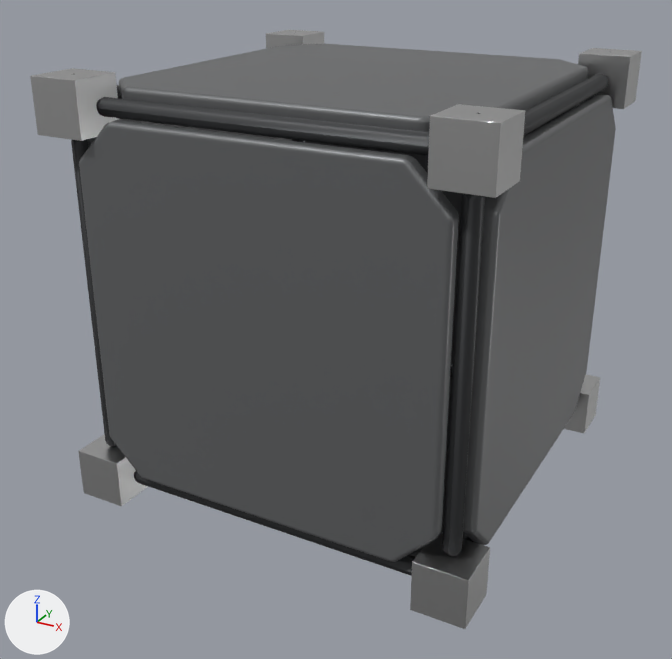
The Blender file art_src/part_hull_small/SM_PartHullSmall.blend as it was, and as the next commit left it.
Both versions are drawn from a 50 mm camera at (0.489, -0.95, 0.394) aimed at (-0.013, -0.038, -0.062). The lights are fixed; the arrows at lower left show +X, +Y and +Z. The picture after the commit comes second.

The first picture shows 'SM_PartHullSmall'.
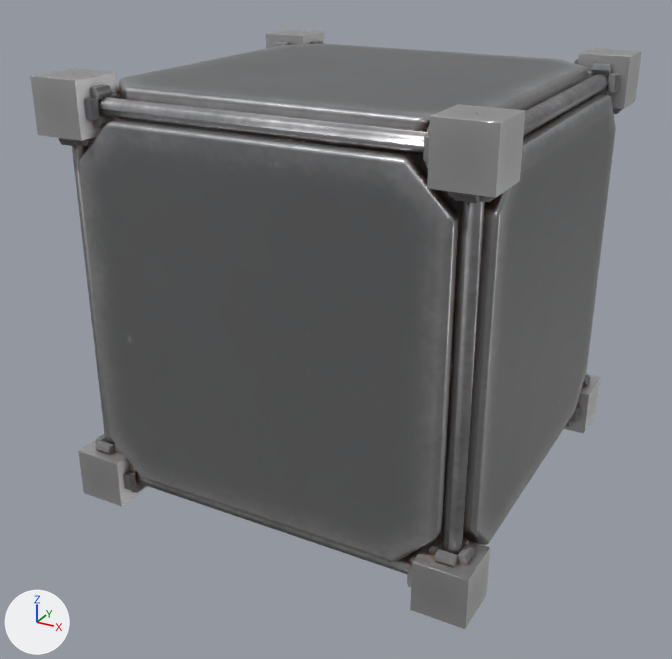
Changed parts and their boxes [x1, y1, x2, y2] in the pictures (672 x 659 px):
'SM_PartHullSmall', surface changed, reshaped (lighter): [30, 30, 642, 629] in both
part 1 of me_sm_parthullsmall, added: after [124, 470, 137, 490]
part 2 of me_sm_parthullsmall, added: after [132, 482, 146, 493]
part 3 of me_sm_parthullsmall, added: after [407, 565, 412, 587]
part 4 of me_sm_parthullsmall, added (mostly hidden): after [410, 547, 423, 564]
part 5 of me_sm_parthullsmall, added: after [84, 98, 100, 120]
part 6 of me_sm_parthullsmall, added: after [93, 115, 115, 128]
part 7 of me_sm_parthullsmall, added: after [90, 85, 112, 100]
part 8 of me_sm_parthullsmall, added: after [423, 135, 429, 162]
part 9 of me_sm_parthullsmall, added: after [310, 40, 324, 44]
part 10 of me_sm_parthullsmall, added (mostly hidden): after [59, 42, 622, 568]
part 11 of me_sm_parthullsmall, surface changed (lighter): [56, 31, 633, 629] in both

Diff of the bpy script that builds the scene:
```diff
--- a/art_src/part_hull_small/SM_PartHullSmall.blend.py
+++ b/art_src/part_hull_small/SM_PartHullSmall.blend.py
@@ mat_m_paint_primary @@
 n0 = _N.new('ShaderNodeBsdfPrincipled'); n0.name = 'Principled BSDF'
-n0.inputs[0].default_value = (0.16, 0.165, 0.17, 1.0)  # 'Base Color', grey #6f7173
-n0.inputs[1].default_value = 0.4  # 'Metallic'
-n0.inputs[2].default_value = 0.42  # 'Roughness'
 n1 = _N.new('ShaderNodeOutputMaterial'); n1.name = 'Material Output'
+n2 = _N.new('ShaderNodeTexImage'); n2.name = 'Image Texture'
+n2.image = img_t_sm_parthullsmall_d
+n3 = _N.new('ShaderNodeTexImage'); n3.name = 'Image Texture.001'
+n3.image = img_t_sm_parthullsmall_rm
+n4 = _N.new('ShaderNodeSeparateColor'); n4.name = 'Separate Color'
 _L.new(n0.outputs[0], n1.inputs[0])  # 'BSDF' to 'Surface'
+_L.new(n2.outputs[0], n0.inputs[0])  # 'Color' to 'Base Color'
+_L.new(n3.outputs[0], n4.inputs[0])  # 'Color' to 'Color'
+_L.new(n4.outputs[1], n0.inputs[2])  # 'Green' to 'Roughness'
+_L.new(n4.outputs[2], n0.inputs[1])  # 'Blue' to 'Metallic'
@@ mat_m_paint_secondary @@
 n0 = _N.new('ShaderNodeBsdfPrincipled'); n0.name = 'Principled BSDF'
-n0.inputs[0].default_value = (0.045, 0.047, 0.05, 1.0)  # 'Base Color', dark grey #3c3d3f
-n0.inputs[1].default_value = 0.5  # 'Metallic'
 n1 = _N.new('ShaderNodeOutputMaterial'); n1.name = 'Material Output'
+n2 = _N.new('ShaderNodeTexImage'); n2.name = 'Image Texture'
+n2.image = img_t_sm_parthullsmall_d
+n3 = _N.new('ShaderNodeTexImage'); n3.name = 'Image Texture.001'
+n3.image = img_t_sm_parthullsmall_rm
+n4 = _N.new('ShaderNodeSeparateColor'); n4.name = 'Separate Color'
 _L.new(n0.outputs[0], n1.inputs[0])  # 'BSDF' to 'Surface'
+_L.new(n2.outputs[0], n0.inputs[0])  # 'Color' to 'Base Color'
+_L.new(n3.outputs[0], n4.inputs[0])  # 'Color' to 'Color'
+_L.new(n4.outputs[1], n0.inputs[2])  # 'Green' to 'Roughness'
+_L.new(n4.outputs[2], n0.inputs[1])  # 'Blue' to 'Metallic'
@@ mat_m_metal_bare @@
 n0 = _N.new('ShaderNodeBsdfPrincipled'); n0.name = 'Principled BSDF'
-n0.inputs[0].default_value = (0.62, 0.62, 0.62, 1.0)  # 'Base Color', light grey #cecece
-n0.inputs[1].default_value = 1.0  # 'Metallic'
-n0.inputs[2].default_value = 0.32  # 'Roughness'
 n1 = _N.new('ShaderNodeOutputMaterial'); n1.name = 'Material Output'
+n2 = _N.new('ShaderNodeTexImage'); n2.name = 'Image Texture'
+n2.image = img_t_sm_parthullsmall_d
+n3 = _N.new('ShaderNodeTexImage'); n3.name = 'Image Texture.001'
+n3.image = img_t_sm_parthullsmall_rm
+n4 = _N.new('ShaderNodeSeparateColor'); n4.name = 'Separate Color'
 _L.new(n0.outputs[0], n1.inputs[0])  # 'BSDF' to 'Surface'
+_L.new(n2.outputs[0], n0.inputs[0])  # 'Color' to 'Base Color'
+_L.new(n3.outputs[0], n4.inputs[0])  # 'Color' to 'Color'
+_L.new(n4.outputs[1], n0.inputs[2])  # 'Green' to 'Roughness'
+_L.new(n4.outputs[2], n0.inputs[1])  # 'Blue' to 'Metallic'
@@ mat_m_paint_secondary_weld @@
+mat_m_paint_secondary_weld = bpy.data.materials.new('M_Paint_Secondary_Weld')
+# uses the picture img_t_sm_parthullsmall_d
+# uses the picture img_t_sm_parthullsmall_rm
@@ me_sm_parthullsmall @@
-me_sm_parthullsmall.from_pydata(...)  # 4096 vertices, 4348 faces; spans x -0.25..0.25, y -0.25..0.25, z -0.25..0.25
+me_sm_parthullsmall.from_pydata(...)  # 5248 vertices, 5692 faces; spans x -0.25..0.25, y -0.25..0.25, z -0.25..0.25
+# me_sm_parthullsmall part 1: a new loose piece, a 6-sided cylinder along z spanning x -0.193..-0.179, y -0.24..-0.228, z -0.23..-0.21, in mat_m_paint_secondary_weld
+# me_sm_parthullsmall part 2: a new loose piece, a 6-sided cylinder along y spanning x -0.193..-0.179, y -0.23..-0.21, z -0.24..-0.228, in mat_m_paint_secondary_weld
+# me_sm_parthullsmall part 3: a new loose piece, a 6-sided cylinder along z spanning x 0.179..0.193, y -0.24..-0.228, z -0.23..-0.21, in mat_m_paint_secondary_weld
+# me_sm_parthullsmall part 4: a new loose piece, a 6-sided cylinder along y spanning x 0.179..0.193, y -0.23..-0.21, z -0.212..-0.2, in mat_m_paint_secondary_weld
+# me_sm_parthullsmall part 5: a new loose piece, a 6-sided cylinder along z spanning x -0.193..-0.179, y -0.24..-0.228, z 0.21..0.23, in mat_m_paint_secondary_weld
+# me_sm_parthullsmall part 6: a new loose piece, a 6-sided cylinder along y spanning x -0.193..-0.179, y -0.23..-0.21, z 0.2..0.212, in mat_m_paint_secondary_weld
+# me_sm_parthullsmall part 7: a new loose piece, a 6-sided cylinder along y spanning x -0.193..-0.179, y -0.23..-0.21, z 0.228..0.24, in mat_m_paint_secondary_weld
+# me_sm_parthullsmall part 8: a new loose piece, a 6-sided cylinder along z spanning x 0.179..0.193, y -0.24..-0.228, z 0.21..0.23, in mat_m_paint_secondary_weld
+# me_sm_parthullsmall part 9: a new loose piece, a 6-sided cylinder along y spanning x -0.193..-0.179, y 0.21..0.23, z 0.228..0.24, in mat_m_paint_secondary_weld
+# me_sm_parthullsmall part 10: 792 vertices added at x -0.241..0.241, y -0.241..0.241, z -0.24..0.24
+# me_sm_parthullsmall part 11: 4348 kept faces spanning x -0.25..0.25, y -0.25..0.25, z -0.25..0.25 get new texture (UV) coordinates
+# other edits to the shape of me_sm_parthullsmall do not show in these pictures
 me_sm_parthullsmall.materials.append(mat_m_paint_primary)
@@ me_sm_parthullsmall @@
 me_sm_parthullsmall.materials.append(mat_m_rubber_dark)
+me_sm_parthullsmall.materials.append(mat_m_paint_secondary_weld)
```
